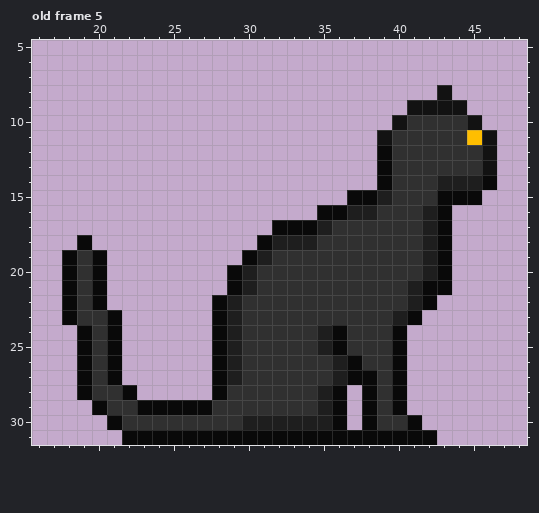
Pixel-art file: Sprites/Sprites.aseprite. Above: the version before the commit.
64x32 pixels, 40 frames. Shown: old frame 5: x 16..48, y 5..31. The commit also changed other frames, which this record leaves out.
After the commit:
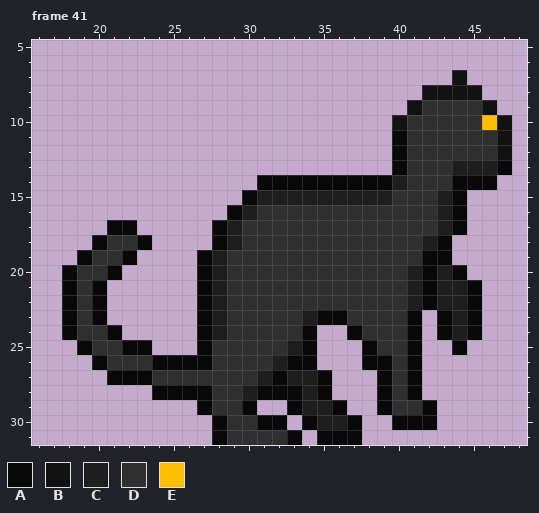
Palette (. is transparent): A #090909  B #121212  C #1e1e1e  D #303030  E #ffbe00
A new or re-ordered frame is compared with the old frame closest to it.
What changed:
frames 40 -> 53
layer "Jump" added
Changed rows in their new state; - is an unchanged pixel.
Frame 41 is new; against old frame 5, layers "Jump", "Sitting":
first column x 18:
 7 --------------------------B---
 8 ------------------------B-BB--
 9 ------------------------DDDDB-
10 ---------------------------DEB
11 ---------------------.A----DDB
12 ---------------------.A-----DB
13 ---------------------.A---CCCA
14 -------------AAAAAAAA-C--DAA--
15 ------------ACCCCCCCC----C-.--
16 -----------ACDDDDDDDD---DCA---
17 ---AA-----ACDDDDDD------DCA---
18 -.ADDA----ACDDDDD-------------
19 .ADDA----ACDDD----------A-----
20 --DA-----ACDD----------CACA---
21 ---------ACDD------------CCA--
22 ---------ACD-------------CCA--
23 --A.-----ACD----CAA---D--ACA--
24 AD-------ACD----A..A--DA-ACA--
25 ---DAA---ADD---CA...A-DA--A---
26 -.ADDDAAAADD--CAA...AADA------
27 -..-AADDDDDD-CACCA...ADA------
28 -....-AAAAD-CAAACA.-.ADA------
29 --.......---A..AC---.ADDA-----
30 ---.......A-DAA.A-CA..A-A-----
31 ----......-DDDD-.---.....-----
Changed places in both pictures, as pixel boxes (x1, y1, x2, y2):
changed: (62, 70, 512, 445)
